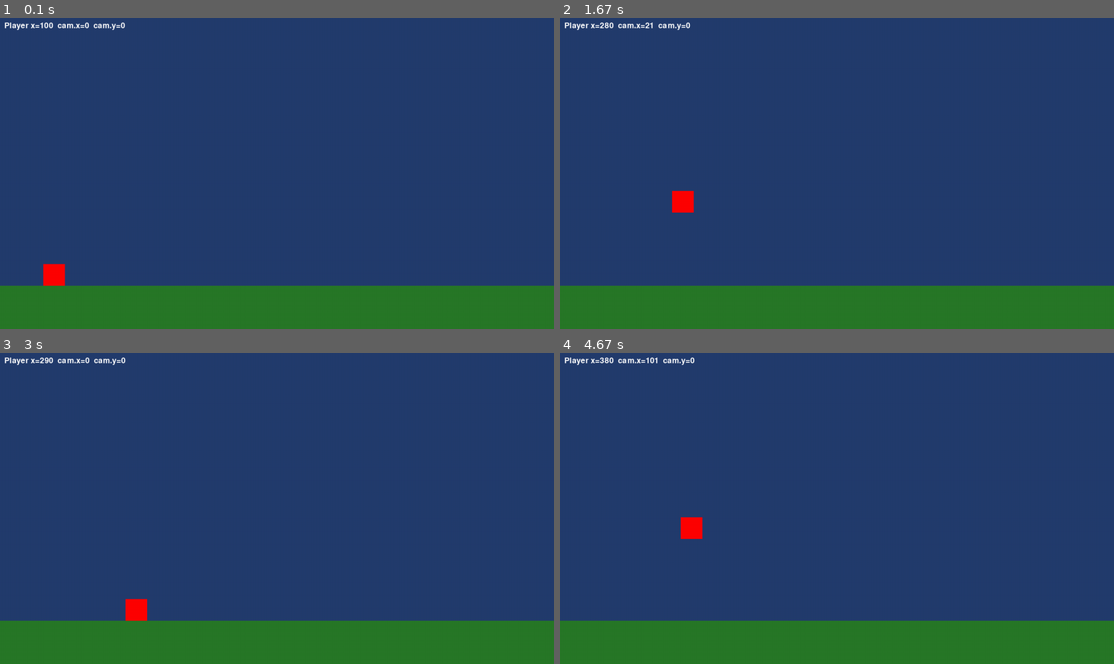
Above: before the commit, frames 1-4 (two rows, left to right).
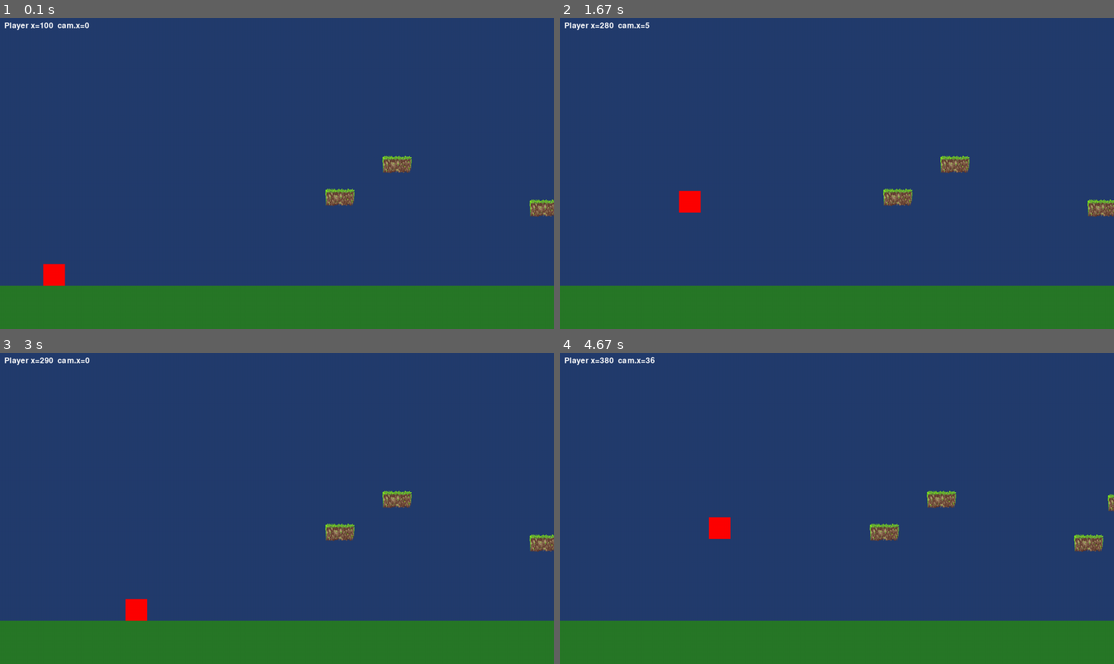
Above: after the commit, the same moments.

Repository: dianaract1311/Pygame-25.2
Game: pygame game, started from jogo_v1.py
Same seed, same stepped clock (60 frames per second), same inputs: the game is played once before the commit and once after it.
Inputs:
- Up to frame 1 (0.1 s): no input
- Up to frame 2 (1.67 s): hold Right 0.33-0.8 s; hold Right 0.83-1.3 s; tap Space at 0.9, 1.2, 1.4 s; hold Left from 1.33 s (still down)
- Up to frame 3 (3 s): tap Space at 1.7, 1.97, 2.27, 2.4, 2.7 s; release Left at 1.87 s; hold Left 1.9-2.3 s; hold Right 2.33-2.97 s
- Up to frame 4 (4.67 s): hold Left 3-3.47 s; tap Space at 3.07, 3.37, 3.57, 3.87, 4.07, 4.37, 4.57 s; hold Right 3.5-3.97 s; hold Right 4-4.47 s; hold Left from 4.5 s (still down)

The runs differ from the first frame. In frame 1, 0.8% of the frame differs, in the area x 16-100%, y 1-64%; in frame 2, 1.0%; in frame 3, 0.8%; in frame 4, 1.5%, in the area x 15-100%, y 1-64%.

Commit message:
Plataformas + comentários para ajuste

Diff:
--- a/jogo_v1.py
+++ b/jogo_v1.py
@@ -1,6 +1,7 @@
 # ===== Inicialização =====
 # ----- Importa e inicia pacotes
 import pygame
+import random
 
 pygame.init()
 
@@ -22,19 +23,11 @@
         self.w = w
         self.h = h
         self.lerp = lerp
-
-        # posição atual da câmera
         self.x = 0.0
         self.y = 0.0
-
-        # deadzone central (largura/altura)
         self.deadzone_w = deadzone_w
         self.deadzone_h = deadzone_h
-
-        # lookahead horizontal (px)
         self.lookahead_x = lookahead_x
-
-        # estado interno para suavizar lookahead
         self._current_look_x = 0.0
         self._look_smooth = 0.12
 
@@ -44,16 +37,13 @@
     def update(self, player_rect, player_vx, world_limits):
         left_limit, right_limit, top_limit, bottom_limit = world_limits
 
-        # deadzone rect em coordenadas de mundo
         dz_left = self.x + (self.w - self.deadzone_w) * 0.5
-        dz_top  = self.y + (self.h - self.deadzone_h) * 0.5
+        dz_top = self.y + (self.h - self.deadzone_h) * 0.5
         dz_rect = pygame.Rect(int(dz_left), int(dz_top), int(self.deadzone_w), int(self.deadzone_h))
 
-        # desired center começa sendo o centro atual da câmera
         desired_cx = self.x + self.w / 2
         desired_cy = self.y + self.h / 2
 
-        # se o jogador sair da deadzone, ajustamos desired_c
         if player_rect.centerx < dz_rect.left:
             offset = dz_rect.left - player_rect.centerx
             desired_cx -= offset
@@ -68,21 +58,17 @@
             offset = player_rect.centery - dz_rect.bottom
             desired_cy += offset
 
-        # lookahead baseado em vx
-        max_speed = max(1.0, abs(player_vx))
-        target_look = max(-1.0, min(1.0, player_vx / (player_vx if abs(player_vx)>0 else 1.0))) * self.lookahead_x
+        # lookahead
+        target_look = (1 if player_vx > 0 else -1 if player_vx < 0 else 0) * self.lookahead_x
         self._current_look_x = self._lerp(self._current_look_x, target_look, self._look_smooth)
         desired_cx += self._current_look_x
 
-        # converte center desejado para top-left desejado
         desired_x = desired_cx - self.w / 2
         desired_y = desired_cy - self.h / 2
 
-        # clamp com limites do mundo
         desired_x = max(left_limit, min(right_limit - self.w, desired_x))
         desired_y = max(top_limit, min(bottom_limit - self.h, desired_y))
 
-        # suaviza posição atual da câmera para a desejada
         self.x = self._lerp(self.x, desired_x, self.lerp)
         self.y = self._lerp(self.y, desired_y, self.lerp)
 
@@ -98,7 +84,7 @@
         self.jump = -15.0
         self.on_ground = True
 
-    def update(self, keys):
+    def update(self, keys, platforms):
         self.vx = 0.0
         if keys[pygame.K_LEFT]:
             self.vx = -self.speed
@@ -108,16 +94,25 @@
         # Movimento horizontal
         self.rect.x += int(self.vx)
 
-        # Gravidade e pulo simples
+        # Gravidade
         self.rect.y += int(self.vy)
         if not self.on_ground:
             self.vy += 0.5
 
-        # Colisão com o chão
+        self.on_ground = False
+
+        # Colisão com chão
         if self.rect.bottom >= GROUND_Y:
             self.rect.bottom = GROUND_Y
             self.vy = 0.0
             self.on_ground = True
+
+        # Colisão com plataformas
+        for plat in platforms:
+            if self.rect.colliderect(plat) and self.vy >= 0 and self.rect.bottom - plat.top < 20:
+                self.rect.bottom = plat.top
+                self.vy = 0.0
+                self.on_ground = True
 
         # Limites do mundo
         if self.rect.x < WORLD_LEFT:
@@ -141,9 +136,19 @@
 player = Player(100, 670)
 cam = Camera(WIDTH, HEIGHT, lerp=0.12, deadzone_w=380, deadzone_h=180, lookahead_x=140)
 
-GROUND_HEIGHT = 100  # altura do chão
-GROUND_Y = WORLD_BOTTOM - GROUND_HEIGHT  # posição vertical do topo do chão
-ground_color = (40, 120, 40)  # verde escuro
+GROUND_HEIGHT = 100
+GROUND_Y = WORLD_BOTTOM - GROUND_HEIGHT
+ground_color = (40, 120, 40)
+
+platform_img = pygame.image.load("assets/blocks.png").convert_alpha()
+platform_img = pygame.transform.scale(platform_img, (100, 40))
+NUM_PLATFORMS = 20
+platforms = []
+for i in range(NUM_PLATFORMS):
+    x = random.randint(WORLD_LEFT + 100, WORLD_RIGHT - 200)
+    y = random.randint(300, GROUND_Y - 100)
+    rect = pygame.Rect(x, y, 100, 40)
+    platforms.append(rect)
 
 # ===== Loop principal =====
 while game:
@@ -155,22 +160,27 @@
                 player.jump_action()
 
     keys = pygame.key.get_pressed()
-    player.update(keys)
+    player.update(keys, platforms)
     cam.update(player.rect, player.vx, WORLD_LIMITS)
 
     # Fundo (céu)
     window.fill((35, 60, 110))
 
+    # Chão verde
     ground_rect = pygame.Rect(WORLD_LEFT, GROUND_Y, WORLD_RIGHT - WORLD_LEFT, GROUND_HEIGHT)
     pygame.draw.rect(window, ground_color, ground_rect.move(-int(cam.x), -int(cam.y)))
 
-    # Desenha o jogador
+    # Desenha plataformas
+    for plat in platforms:
+        window.blit(platform_img, (plat.x - int(cam.x), plat.y - int(cam.y)))
+
+    # Desenha jogador
     player.draw(window, cam)
 
-    # HUD simples
+    # HUD
     font = pygame.font.get_default_font()
     f = pygame.font.Font(font, 18)
-    txt = f.render(f"Player x={int(player.rect.x)}  cam.x={int(cam.x)}  cam.y={int(cam.y)}", True, (255,255,255))
+    txt = f.render(f"Player x={int(player.rect.x)}  cam.x={int(cam.x)}", True, (255,255,255))
     window.blit(txt, (10, 10))
 
     pygame.display.update()
